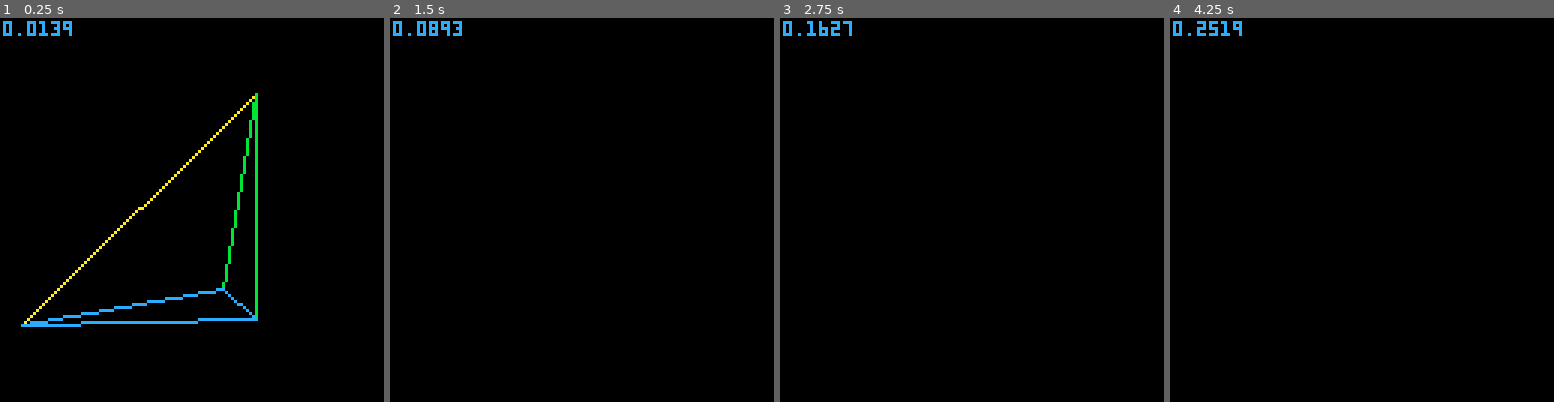
Above: before the commit, frames 1-4 (left to right).
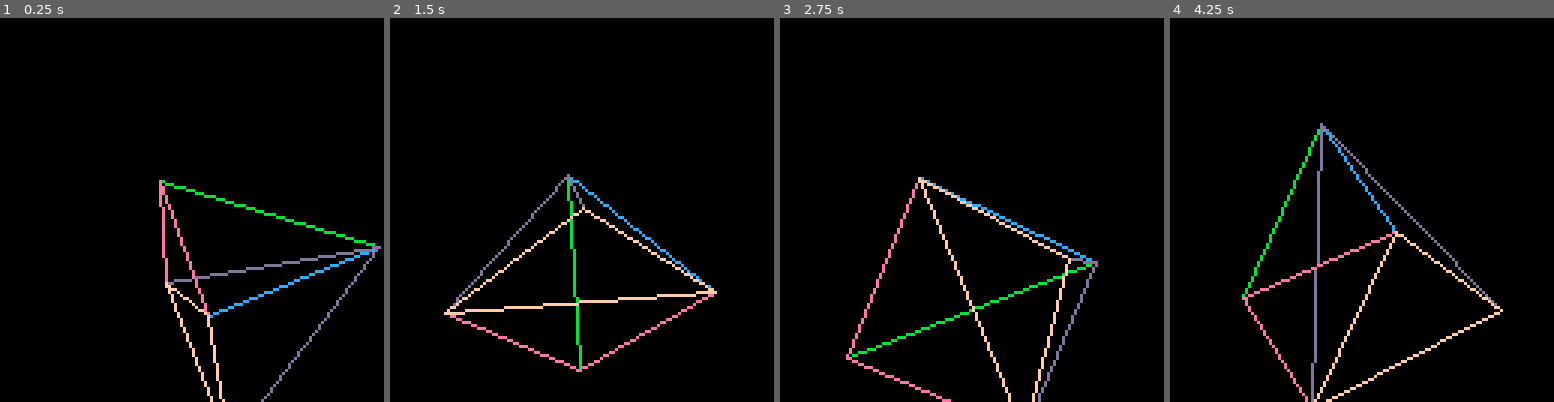
Above: after the commit, the same moments.

Repository: ajbowen249/pico83D
Game: PICO-8 cartridge t2.p8
The game is run twice, just before and just after one commit, with the same random seed, the same clock (stepped at 60 frames per second) and the same inputs.
Inputs:
- Up to frame 1 (0.25 s): no input
- Up to frame 2 (1.5 s): no input
- Up to frame 3 (2.75 s): no input
- Up to frame 4 (4.25 s): no input

The runs differ from the first frame. In frame 1, 4.9% of the frame differs, in the area x 0-100%, y 0-100%; in frame 2, 3.0%; in frame 3, 3.0%; in frame 4, 3.2%.

Commit message:
add model rotation

Diff:
--- a/t2.p8
+++ b/t2.p8
@@ -79,6 +79,32 @@
     return leftRight and upDown and distance
 end
 
+function makeRotationMatrix(rotation)
+    local xRot={
+        {1,               0,                  0,0},
+        {0,cos(rotation[1]),-1*sin(rotation[1]),0},
+        {0,sin(rotation[1]),   cos(rotation[1]),0},
+        {0,               0,                  0,1}
+    }
+    local yRot={
+        {   cos(rotation[2]),0,sin(rotation[2]),0},
+        {                  0,1,               0,0},
+        {-1*sin(rotation[2]),0,cos(rotation[2]),0},
+        {                  0,0,               0,1}
+    }
+    local zRot={
+        {cos(rotation[3]),-1*sin(rotation[3]),0,0},
+        {sin(rotation[3]),   cos(rotation[3]),0,0},
+        {               0,                  0,1,0},
+        {               0,                  0,0,1}
+    }
+
+    local rotationMat=multMat(xRot,yRot)
+    rotationMat=multMat(rotationMat,zRot)
+
+    return rotationMat
+end
+
 function project()
     local tanFov = abs(tan(camera.fov/2))
     local nearPlaneW=tanFov*camera.near
@@ -87,27 +113,7 @@
 
     local perspectiveSF=(farPlaneW-nearPlaneW)/(camera.far-camera.near)
 
-    local cameraXRot={
-        {1,                 0,                    0,0},
-        {0,cos(camera.rot[1]),-1*sin(camera.rot[1]),0},
-        {0,sin(camera.rot[1]),   cos(camera.rot[1]),0},
-        {0,                 0,                    0,1}
-    }
-    local cameraYRot={
-        {   cos(camera.rot[2]),0,sin(camera.rot[2]),0},
-        {                    0,1,                 0,0},
-        {-1*sin(camera.rot[2]),0,cos(camera.rot[2]),0},
-        {                    0,0,                 0,1}
-    }
-    local cameraZRot={
-        {cos(camera.rot[3]),-1*sin(camera.rot[3]),0,0},
-        {sin(camera.rot[3]),   cos(camera.rot[3]),0,0},
-        {                 0,                    0,1,0},
-        {                 0,                    0,0,1}
-    }
-
-    local cameraRot = multMat(cameraXRot, cameraYRot)
-    cameraRot = multMat(cameraRot, cameraZRot)
+    local cameraRot=makeRotationMatrix(camera.rot)
 
     cameraTran={
         camera.loc[1]*-1,
@@ -124,9 +130,14 @@
             faces={}
         }
 
+        local modelRot = makeRotationMatrix(model.rot)
+
         for vi,vert in pairs(model.vertices) do
+            -- rotate relative to model center
+            local vertex=mult3144(vert, modelRot)
+
             -- translate relative to camera
-            local vertex=add3131(cameraTran, vert)
+            vertex=add3131(cameraTran, vertex)
 
             -- rotate relative to camera
             vertex=mult3144(vertex, cameraRot)
@@ -186,44 +197,43 @@
 models = {
     {
         vertices={
-            {-5,10,0},
-            {5,10,10},
-            {5,10,0},
-            {5,20,0},
+            {-5,-5, 0},
+            {-5, 5, 0},
+            { 5, 5, 0},
+            { 5,-5, 0},
+            { 0, 0,10},
         },
         faces={
-            {1,2,3,10},
-            {2,3,4,11},
-            {3,4,1,12},
-        }
+            {1,5,2,10},
+            {2,5,3,11},
+            {3,5,4,12},
+            {4,5,1,13},
+            {1,2,3,14},
+            {3,4,1,15},
+        },
+        loc={0,0,0},
+        rot={0,0,0}
     }
 }
 
-for i=5,1000,1 do
-    models[1].vertices[i]=models[1].vertices[1]
-end
-
-for i=2,1000,1 do
-   --models[1].faces[i]=models[1].faces[1]
-end
-
 camera={
-    loc={0,-15,5},
+    loc={0,-30,5},
     rot={0,0,0},
     fov=60/360,
     near=1,
     far=100
 }
 
+
 function _update60()
-    camera.rot[3] = (camera.rot[3] + 0.001) % 1
+    models[1].rot[1] = (models[1].rot[1] + 0.01) % 1
+    models[1].rot[2] = (models[1].rot[2] + 0.01) % 1
+    models[1].rot[3] = (models[1].rot[3] + 0.01) % 1
 end
 
 function _draw()
     cls()
     draw3D()
-    cursor(1,1)
-    print(camera.rot[3])
 end
 
 --draw3D()
